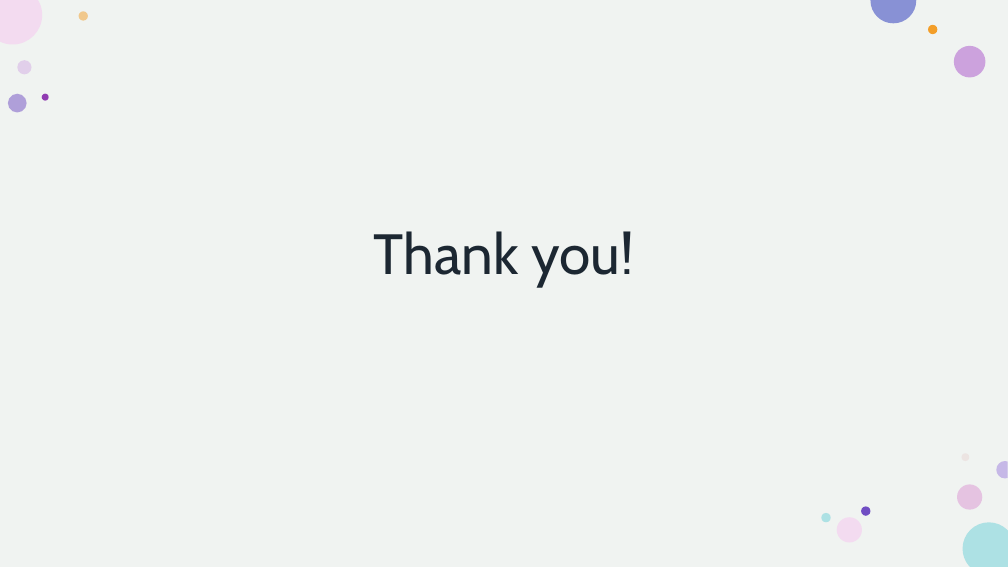
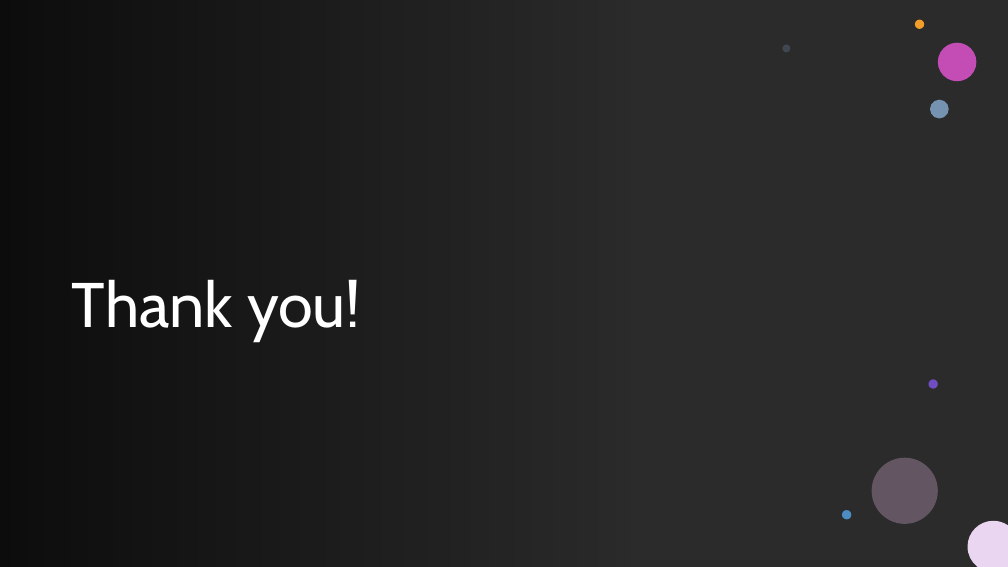
Before and after one commit to howie-zeng/Analyzing-Retail-Sentiment-and-Detecting-Trading-Signals, a slide deck: slide 15 of Presentation.pptx. Drawn at 1008x567 pixels with LibreOffice and Linux fonts; fonts in the diff are those of the drawing; background and template pictures are left out; a plain dark background stands for a picture behind light text. Boxes give left, top, right and bottom in pixels: in the first picture for what was removed or moved away, otherwise in the second. Text is boxed around its words. In the diff, an @@ line names an element or a change of style, - is before the commit and + after.

```diff
--- a/Presentation.pptx
+++ b/Presentation.pptx
@@ background #FFFFFF to picture (left out) @@
@@ rectangle removed at (0, 0, 1008, 567) @@
@@ rectangle added at (0, 0, 1008, 567), fill #FFFFFF @@
@@ rectangle added at (0, 0, 632, 567), fill gradient #000000 @@
@@ title "Thank you!": place and size @@
-title "Thank you!" at (374, 231, 634, 286)
+title "Thank you!" at (72, 279, 361, 342)
@@ title "Thank you!" at (72, 279, 361, 342): size 54 to 60 pt, text colour #1C2732 to #FFFFFF; alignment centre to left @@
@@ group removed at (8, 11, 986, 542): 11 ellipses @@
@@ group added at (783, 20, 1008, 567): 7 ellipses, 1 freeform shape @@
```
Also in this commit, not shown: 8 other slides changed.
